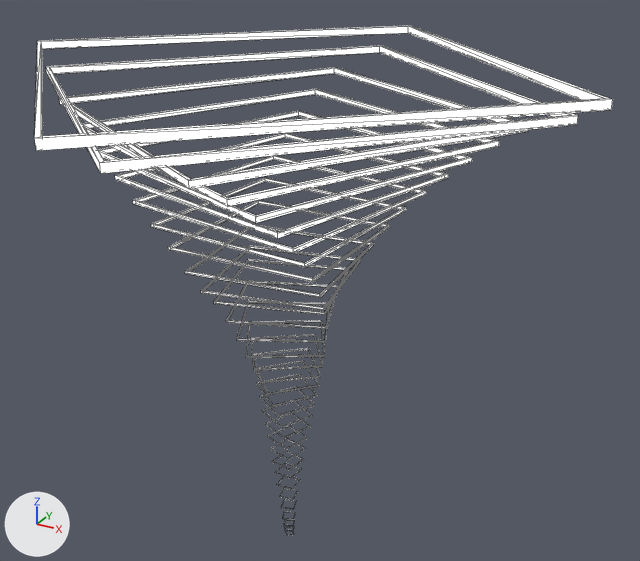
The glTF model public/background2.glb as it was, and as the next commit left it.
The view is the same before and after, from a camera (50 mm lens) standing at (103.5, -169.0, 37.1) and looking at (5.9, 8.4, -51.7). The lights are fixed; the arrows at lower left show +X, +Y and +Z. Mesh edges are drawn as thin lines. Where no turn or scale is listed for an object, it has been applied to the vertices.
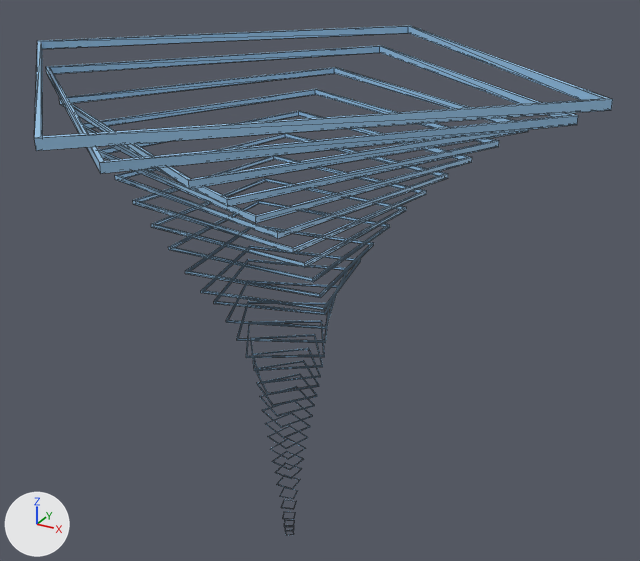
What changed in the scene script:
```text
Add mat_material_001:
    mat_material_001 = bpy.data.materials.new('Material.001')
    mat_material_001.use_nodes = True; mat_material_001.node_tree.nodes.clear()
    _N = mat_material_001.node_tree.nodes; _L = mat_material_001.node_tree.links
    n0 = _N.new('ShaderNodeBsdfPrincipled'); n0.name = 'Principled BSDF'
    n1 = _N.new('ShaderNodeOutputMaterial'); n1.name = 'Material Output'
    n2 = _N.new('ShaderNodeVertexColor'); n2.name = 'Color Attribute'
    _L.new(n0.outputs[0], n1.inputs[0])  # 'BSDF' to 'Surface'
    _L.new(n2.outputs[0], n0.inputs[0])  # 'Color' to 'Base Color'
Change me_object_0_002:
    where me_object_0_002.from_pydata(...)  # 528 vertices, 1056 faces; spans x -72.1..72.1, y -72.1..72.1, z -126.0..2.0
    remove me_object_0_002.materials.append(mat_material_006)
    add me_object_0_002.materials.append(mat_material_001)
```

Location of each change, (x1, y1, x2, y2) in pixels of the pictures (640 x 561 px):
'Object_2', recoloured (white to blue)
    both: (34, 25, 613, 533)
